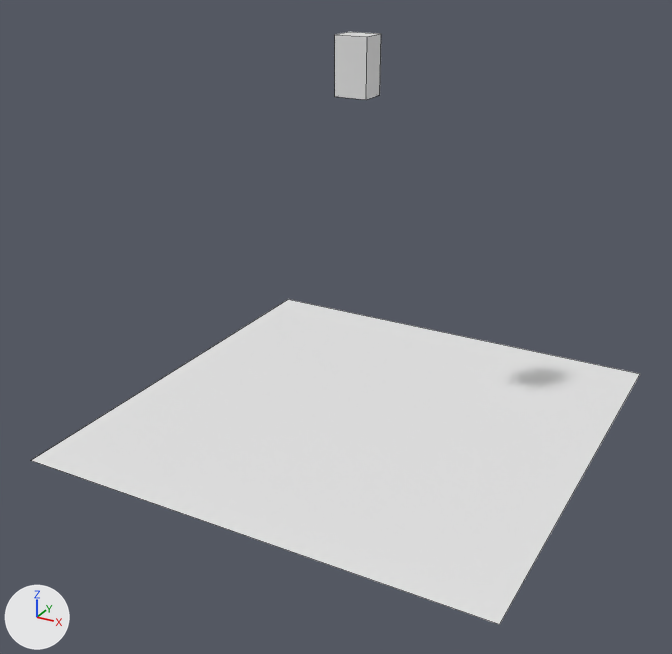
The Blender file simplehuman.blend, before and after one commit.
Both versions are drawn from a 50 mm lens placed at (6.66, -13.08, 8.12), pointed at (-0.13, -0.74, 1.94). Arrows for +X, +Y and +Z are at lower left; the lights stay in place. Mesh edges are drawn as thin lines.

The scene before the commit, as lines of its bpy script (objects in view):
```python
me_cube_001 = bpy.data.meshes.new('Cube.001')
me_cube_001.from_pydata(...)  # a box spanning x -1.0..1.0, y -1.0..1.0, z -1.0..1.0
me_plane_001 = bpy.data.meshes.new('Plane.001')
me_plane_001.from_pydata([(-1.0, -1.0, 0.0), (1.0, -1.0, 0.0), (-1.0, 1.0, 0.0), (1.0, 1.0, 0.0)], [], [(0, 1, 3, 2)])
ob_cube = bpy.data.objects.new('Cube', me_cube_001)
ob_cube.location = (-0.02, -0.25, 6.08)
ob_cube.scale = (0.27, 0.228, 0.452)
ob_plane = bpy.data.objects.new('Plane', me_plane_001)
ob_plane.location = (0.0, 0.0, 0.0)
ob_plane.scale = (4.01, 4.01, 4.01)
```
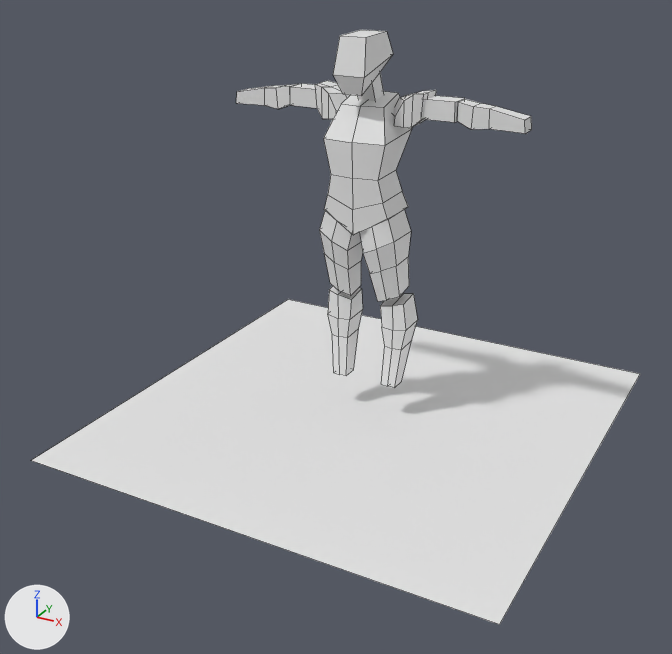
What changed in the scene script:
```text
Change me_cube_001:
    used by ob_cube; location = (-0.02, -0.25, 6.08); scale = (0.27, 0.228, 0.452)
    remove me_cube_001.from_pydata(...)  # 8 vertices, 6 faces; spans x -1.0..1.0, y -1.0..1.0, z -1.0..1.0
    add me_cube_001.from_pydata(...)  # 12 vertices, 10 faces; spans x -1.15..1.15, y -1.1..0.95, z -0.91..1.01
    me_cube_001 part 1: the whole mesh is rebuilt
Add me_cube_008:
    me_cube_008.from_pydata(...)  # 24 vertices, 22 faces; spans x -0.9..0.85, y 0.28..2.39, z -4.48..1.52
Add me_cube_002:
    me_cube_002.from_pydata(...)  # 30 vertices, 28 faces; spans x -0.58..0.58, y -0.55..0.56, z -1.19..0.98
Add me_cube_007:
    me_cube_007.from_pydata(...)  # 24 vertices, 22 faces; spans x -1.28..0.34, y -0.77..1.12, z -1.08..2.07
Add me_cube_006:
    me_cube_006.from_pydata(...)  # 16 vertices, 14 faces; spans x -0.321..0.321, y -0.155..0.155, z -0.566..0.541
Add me_cube_004:
    me_cube_004.from_pydata([(0.001, -0.187, -0.317), (-0.264, -0.187, 0.165), (0.001, 0.187, -0.317), (-0.264, 0.187, 0.165), (0.264, -0.187, -0.165), (-0.001, -0.187, 0.317), (0.264, 0.187, -0.165), (-0.001, 0.187, 0.317)], [], [(0, 1, 3, 2), (2, 3, 7, 6), (6, 7, 5, 4), (4, 5, 1, 0), (2, 6, 4, 0), (7, 3, 1, 5)])
Add me_cube_003:
    me_cube_003.from_pydata(...)  # 24 vertices, 22 faces; spans x -0.256..0.281, y -0.288..0.248, z -0.274..0.346
Add me_cube:
    me_cube.from_pydata(...)  # a box spanning x -1.0..1.0, y -1.0..1.0, z -1.24..1.0
Change ob_cube:
    ob_cube.location: (-0.02, -0.25, 6.08) -> (-0.02, -0.07, 6.08)
    ob_cube.scale: (0.27, 0.228, 0.452) -> (0.27, 0.429, 0.452)
Add ob_cube_007:
    ob_cube_007 = bpy.data.objects.new('Cube.007', me_cube_008)
    ob_cube_007.location = (0.5, 0.0, 1.84)
    ob_cube_007.scale = (0.274, 0.274, 0.274)
    _m = ob_cube_007.modifiers.new('Mirror', 'MIRROR')
    _m.mirror_object = ob_cube_002
Add ob_cube_002:
    ob_cube_002 = bpy.data.objects.new('Cube.002', me_cube_002)
    ob_cube_002.location = (-0.02, 0.12, 4.62)
Add ob_cube_006:
    ob_cube_006 = bpy.data.objects.new('Cube.006', me_cube_007)
    ob_cube_006.location = (0.66, 0.0, 2.82)
    ob_cube_006.rotation_euler = (0.0, -0.278, 0.0)  # degrees (0, -16, 0)
    ob_cube_006.scale = (0.455, 0.456, 0.455)
    _m = ob_cube_006.modifiers.new('Mirror', 'MIRROR')
    _m.mirror_object = ob_cube_002
Add ob_cube_005:
    ob_cube_005 = bpy.data.objects.new('Cube.005', me_cube_006)
    ob_cube_005.location = (1.95, 0.33, 5.38)
    ob_cube_005.rotation_euler = (0.0, -7.316, 0.0)  # degrees (0, 301, 0)
    _m = ob_cube_005.modifiers.new('Mirror', 'MIRROR')
    _m.mirror_object = ob_cube_002
Add ob_cube_004:
    ob_cube_004 = bpy.data.objects.new('Cube.004', me_cube_004)
    ob_cube_004.location = (1.15, 0.33, 5.45)
    ob_cube_004.rotation_euler = (0.0, -1.072, 0.0)  # degrees (0, -61, 0)
    _m = ob_cube_004.modifiers.new('Mirror', 'MIRROR')
    _m.mirror_object = ob_cube_002
Add ob_cube_003:
    ob_cube_003 = bpy.data.objects.new('Cube.003', me_cube_003)
    ob_cube_003.location = (0.66, 0.3, 5.4)
    ob_cube_003.rotation_euler = (0.0, -1.571, 0.0)  # degrees (0, -90, 0)
    _m = ob_cube_003.modifiers.new('Mirror', 'MIRROR')
    _m.mirror_object = ob_cube_002
Add ob_cube_001:
    ob_cube_001 = bpy.data.objects.new('Cube.001', me_cube)
    ob_cube_001.location = (-0.02, 0.12, 5.78)
    ob_cube_001.rotation_euler = (0.394, 0.0, 0.0)  # degrees (23, 0, 0)
    ob_cube_001.scale = (0.151, 0.144, 0.243)
```

Where the change shows, as pixel boxes (x1, y1, x2, y2) in the pictures (672 x 654 px):
'Cube.002', added: after (324, 91, 412, 235)
'Cube.006', added: after (320, 210, 411, 301)
'Cube.007', added: after (328, 286, 418, 388)
'Cube', reshaped, moved, rescaled (30% wider): before (335, 32, 381, 100); after (333, 30, 393, 96)
'Cube.005', added: after (236, 84, 532, 134)
'Cube.003', added: after (315, 80, 436, 128)
'Cube.004', added: after (290, 83, 465, 122)
'Cube.001', added: after (358, 73, 384, 101)
